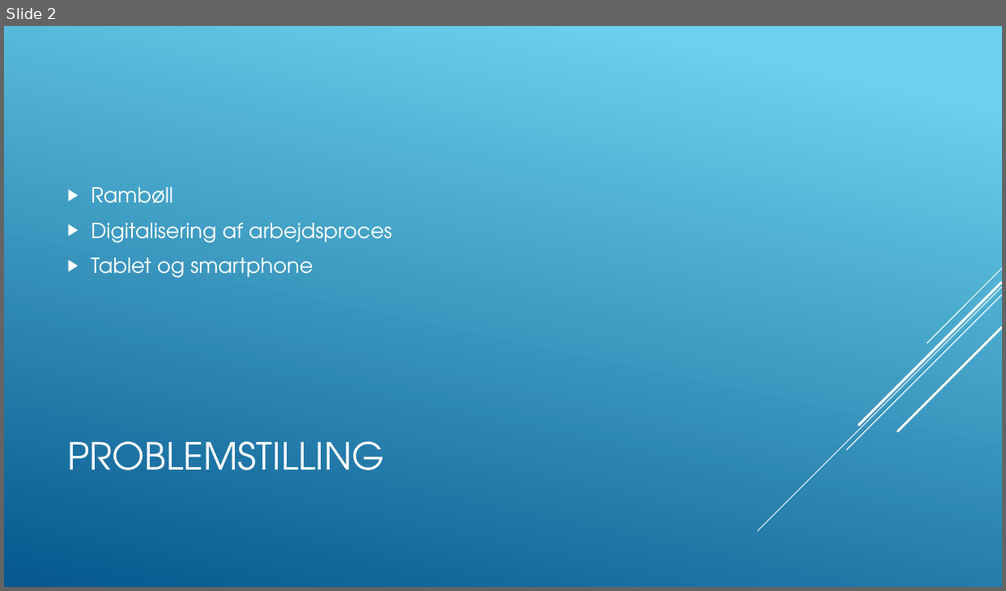
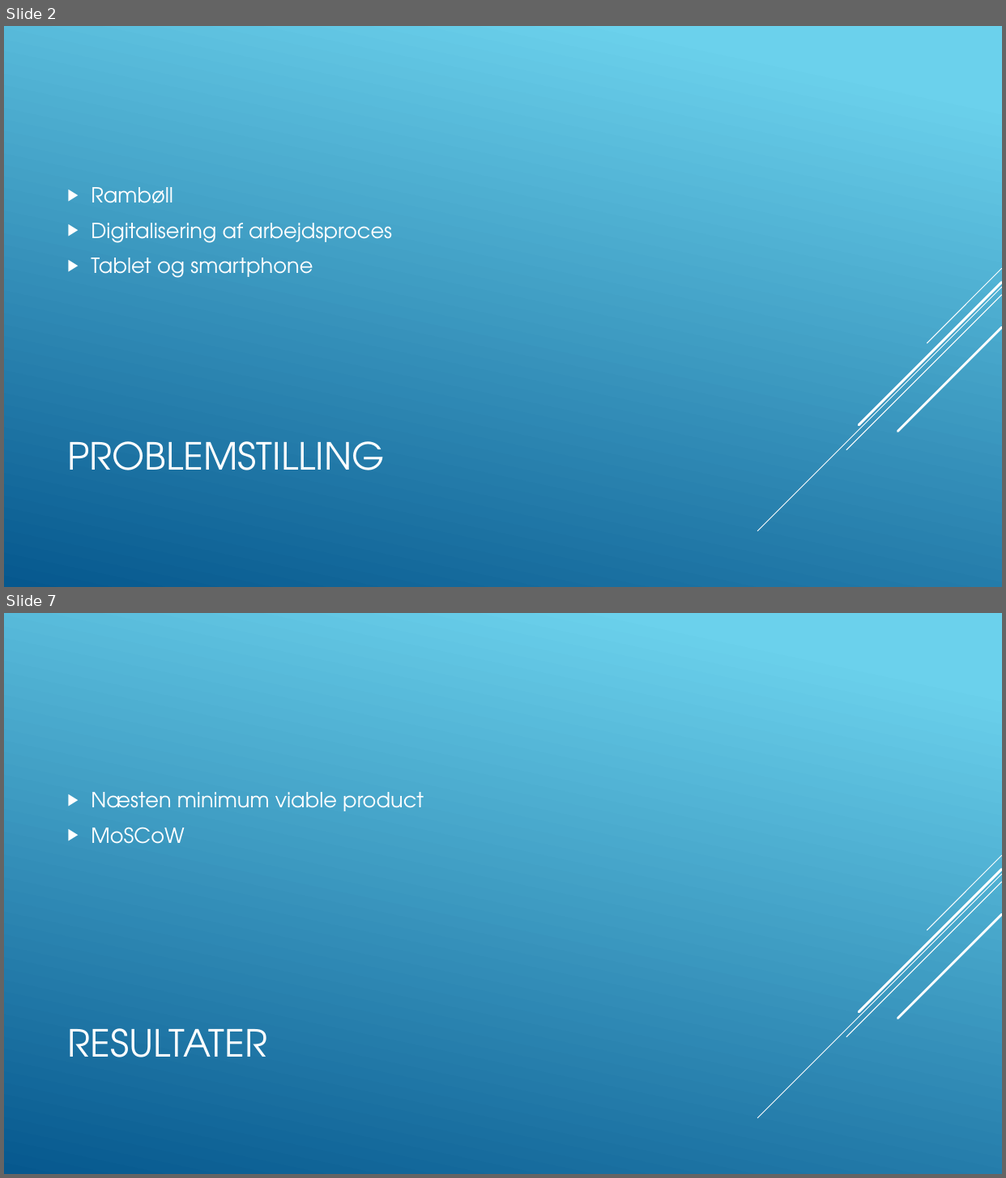
Before and after one commit to Msknudsen/Bachelor-TilsynRamboell-, a slide deck: Bachelor Præsentation.pptx. Shown one above the other, each under a label of ours: slide 2 before the commit, slides 2 and 7 after it; the slides between them are not shown. The pictures are 1006x591 and 1006x1178 pixels, drawn with LibreOffice and Linux fonts; fonts in the diff are those of the drawing. Boxes give left, top, right and bottom in pixels: in the first picture for what was removed or moved away, otherwise in the second. Text is boxed around its words. In the diff, an @@ line names an element or a change of style, - is before the commit and + after.

```diff
--- a/Bachelor Præsentation.pptx
+++ b/Bachelor Præsentation.pptx
@@ slide 7 added at <box>4,613,1002,1174</box>, background gradient #6ED2EB to #06588E; not listed: 5 template elements that a slide beside it also shows @@
@@ text added at <box>91,792,424,844</box>, 20 pt, text #FFFFFF @@
+▶ Næsten minimum viable product
+▶ MoSCoW
@@ title added at <box>67,1029,267,1058</box>, 36 pt, text #FFFFFF @@
+RESULTATER
```
Also in this commit, not shown: 5 slides changed, 2 other slides added, 1 slide removed.
